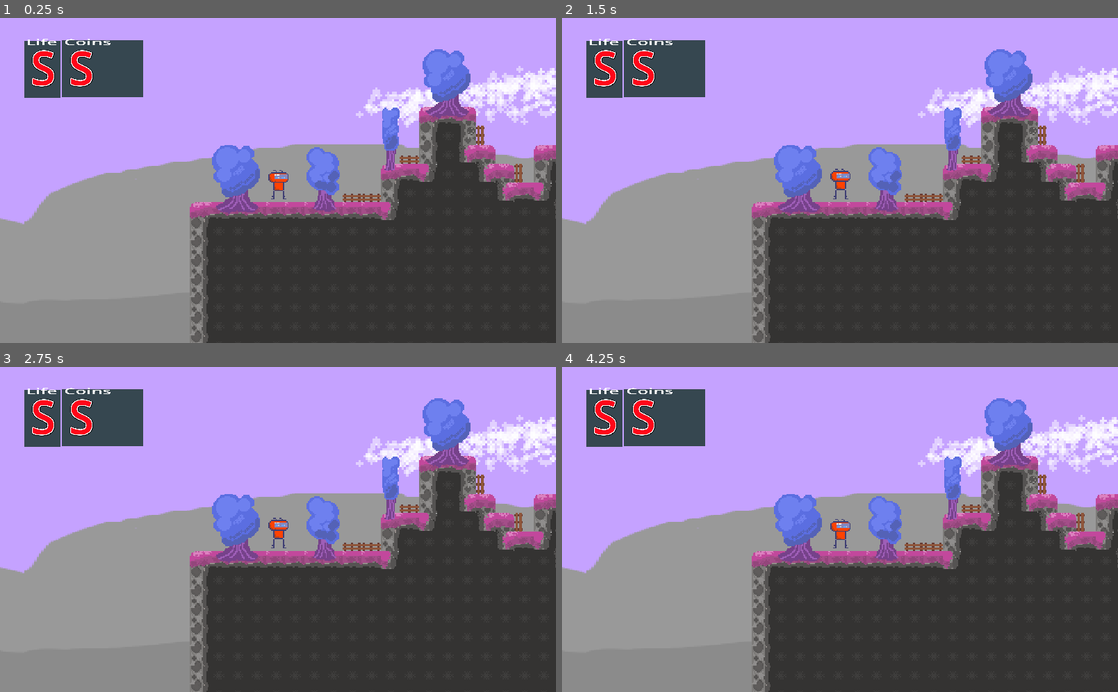
Above: before the commit, frames 1-4 (two rows, left to right).
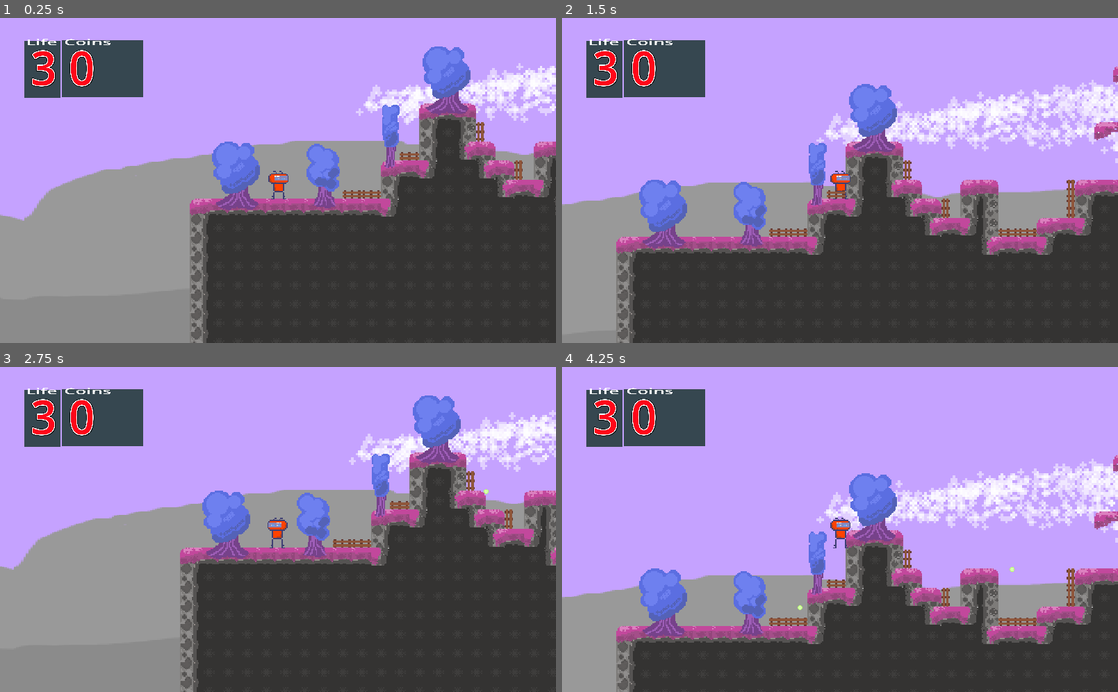
Above: after the commit, the same moments.

Repository: IDKthegemer/BBc-Expansion-Github
Game: Godot game, scene res://Scenes/Levels/level_2.tscn
Same seed, same stepped clock (60 frames per second), same inputs: the game is played once before the commit and once after it. This scene is started directly instead of the project's main scene.
Inputs (mouse positions are in pixels of both pictures, inside the frame that each line leads up to):
- Up to frame 1 (0.25 s): no input
- Up to frame 2 (1.5 s): move the mouse to (867, 180) at 0.52 s; hold D (Right) from 0.53 s (still down); click (867, 180) at 0.6 s; tap Space (Jump) at 0.77 s; move the mouse to (812, 180) at 1.27 s; tap F (Shoot) at 1.35 s
- Up to frame 3 (2.75 s): tap Space (Jump) at 1.52 s; move the mouse to (289, 523) at 2.02 s; release D (Right) at 2.03 s; hold A (Left) from 2.03 s (still down); click (289, 523) at 2.1 s
- Up to frame 4 (4.25 s): move the mouse to (834, 536) at 2.77 s; release A (Left) at 2.78 s; hold D (Right) from 2.78 s (still down); tap F (Shoot) at 2.85 s; tap Space (Jump) at 3.02, 3.77 s; move the mouse to (878, 532) at 3.52 s; click (878, 532) at 3.6 s

The runs differ from the first frame. In frame 1, 8.0% of the frame differs, in the area x 0-100%, y 8-100%; in frame 2, 36%; in frame 3, 14%; in frame 4, 43%, in the area x 0-100%, y 9-100%.
Error before the commit: Parse Error: Expected variable name after "var". (res://Scripts/Simpletons/gameman.gd:12)

Commit message:
Volume saves across levels [READ DESCRIPTION]
i managed to get volume to save across different levels, but not upgrades. also bullets are still broken

Diff:
--- a/GrassPortal.gd
+++ b/GrassPortal.gd
@@ -23,5 +23,9 @@
 	color_rect.show()
 	animated_sprite_2d.play("default")
 	portal.global_position = player.global_position
+
+	Gameman.volume_bar_value = player.volume.value
+	Gameman.upgrades = player.upgrades
+
 	await get_tree().create_timer(2).timeout
 	get_tree().change_scene_to_packed(nextlevel)
--- a/Scenes/Player/player.tscn
+++ b/Scenes/Player/player.tscn
@@ -285,7 +285,6 @@
 text = "Upgrades"
 
 [node name="ColorRect" type="ColorRect" parent="ColorRect"]
-visible = false
 layout_mode = 0
 offset_left = 8.31972
 offset_top = 22.0603
--- a/Scripts/Simpletons/gameman.gd
+++ b/Scripts/Simpletons/gameman.gd
@@ -9,4 +9,12 @@
 @onready var gravitydown = false
 
 var volume: int
-var
+var volume_bar_value: float = 2 # default value
+
+var upgrades: Dictionary = {
+	jump1    = false,
+	jump2    = false,
+	bullet_speed = false,
+	walk_speed   = false,
+	grav_down    = false
+}
--- a/Scripts/player.gd
+++ b/Scripts/player.gd
@@ -26,7 +26,7 @@
 const INVINCFRAMES: float = 0.32
 
 var jumpvelochurt: float = -100
-var jumpveloc: float = -200
+var jumpveloc: float = -300
 var runspeed: float = 150
 var life: float = 3
 enum PlAYER_STATE { idle, run, jump, fall, hurt}
@@ -37,6 +37,14 @@
 var Jump_timer = 0.0
 var gravity = 250
 var in_menu = false
+
+var upgrades: Dictionary = {
+	jump1        = false,
+	jump2        = false,
+	bullet_speed = false,
+	walk_speed   = false,
+	grav_down    = false
+}
 
 func _input(event: InputEvent) -> void:
 	if Input.is_action_just_pressed("Esc"):
@@ -57,6 +65,14 @@
 
 func _ready():
 	Input.set_mouse_mode(Input.MOUSE_MODE_CAPTURED)
+
+	volume.value = Gameman.volume_bar_value
+	upgrades = Gameman.upgrades
+	refresh_buttons()
+
+	print(upgrades)
+	print(Gameman.upgrades)
+
 	color_rect.hide()
 	color_rect2.hide()
 	color_rect3.hide()
@@ -182,6 +198,19 @@
 	getpatrickbatemanjumps()
 	Soundman.play_clip(sounds, Soundman.SOUNDHURT)
 
+func refresh_buttons():
+	jump_up_1.button_pressed    = upgrades.jump1
+	jump_up_2.button_pressed    = upgrades.jump2
+	bullet_speed.button_pressed = upgrades.bullet_speed
+	walk_speed.button_pressed   = upgrades.walk_speed
+	gravity_down.button_pressed = upgrades.grav_down
+
+	_on_jump_up_1_pressed()
+	_on_jump_up_2_pressed()
+	_on_bullet_speed_pressed()
+	_on_walk_speed_pressed()
+	_on_gravity_down_pressed()
+
 func _on_hithox_area_entered(_area):
 	applyhit()
 
--- a/Scripts/shooter.gd
+++ b/Scripts/shooter.gd
@@ -3,7 +3,7 @@
 @onready var shoot_timer = $"shit timer"
 @onready var sounds = $Sounds
 
-@export var speed: float = 50
+@export var speed: float = 50000
 @export var lifespan: float = 10.0
 @export var bulletype: Mastercummer.BULLET_KEY
 @export var delay = 0.7
